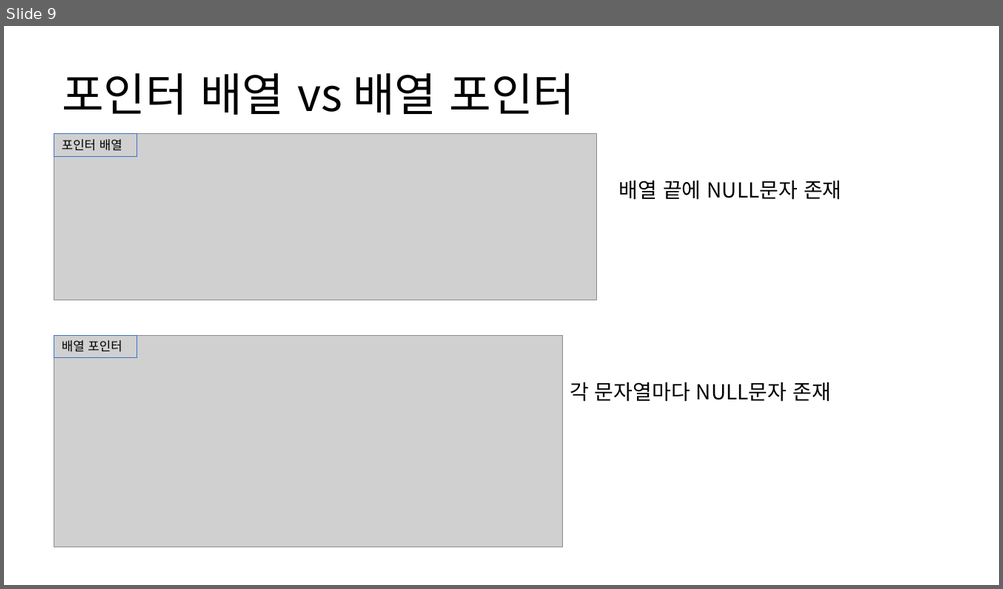
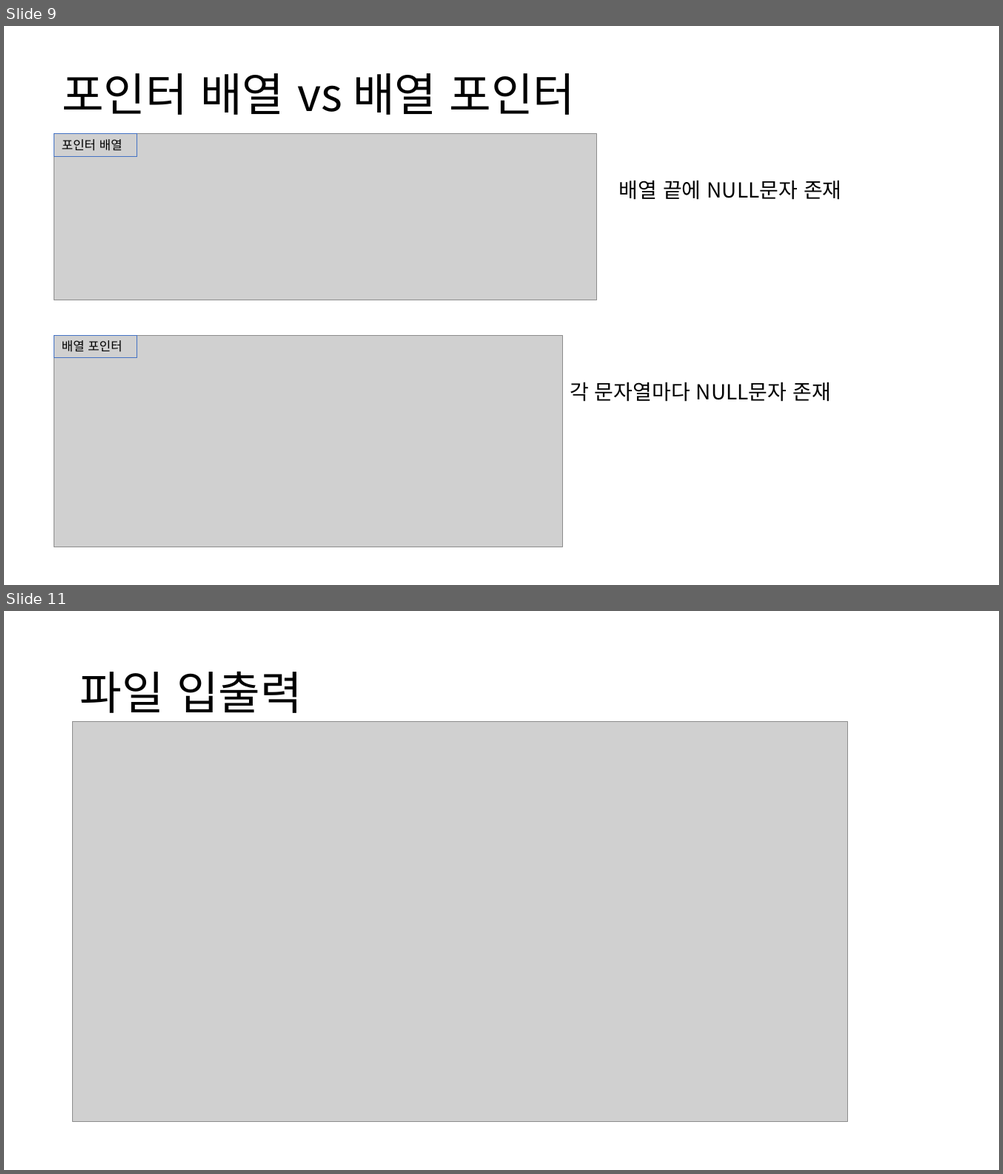
Before and after one commit to sejjun/darkent-with-C, a slide deck: darknet_withC.pptx. Shown one above the other, each under a label of ours: slide 9 before the commit, slides 9 and 11 after it; the slides between them are not shown. The pictures are 1003x589 and 1003x1174 pixels, drawn with LibreOffice and Linux fonts; fonts in the diff are those of the drawing; grey boxes stand for pictures. Boxes give left, top, right and bottom in pixels: in the first picture for what was removed or moved away, otherwise in the second. Text is boxed around its words. In the diff, an @@ line names an element or a change of style, - is before the commit and + after.

```diff
--- a/darknet_withC.pptx
+++ b/darknet_withC.pptx
@@ slide 11 added at [4,611,999,1170], background #FFFFFF @@
@@ title added at [79,671,302,713], 44 pt, text #000000 @@
+파일 입출력
@@ picture added at [73,721,848,1122] @@
```
Also in this commit, not shown: 1 other slide added, 1 slide removed.
